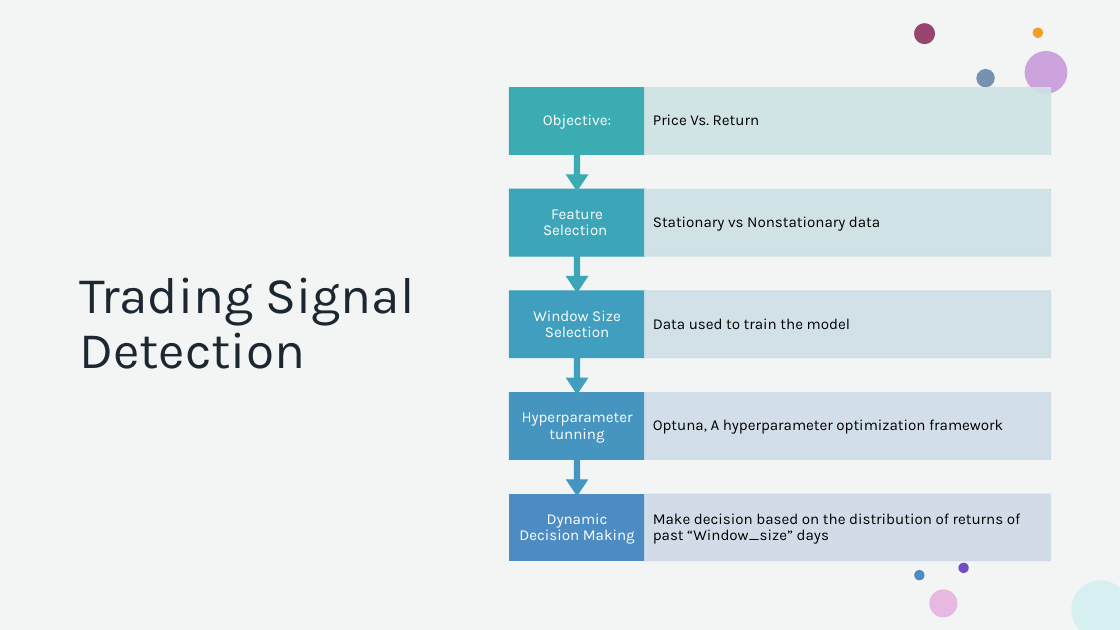
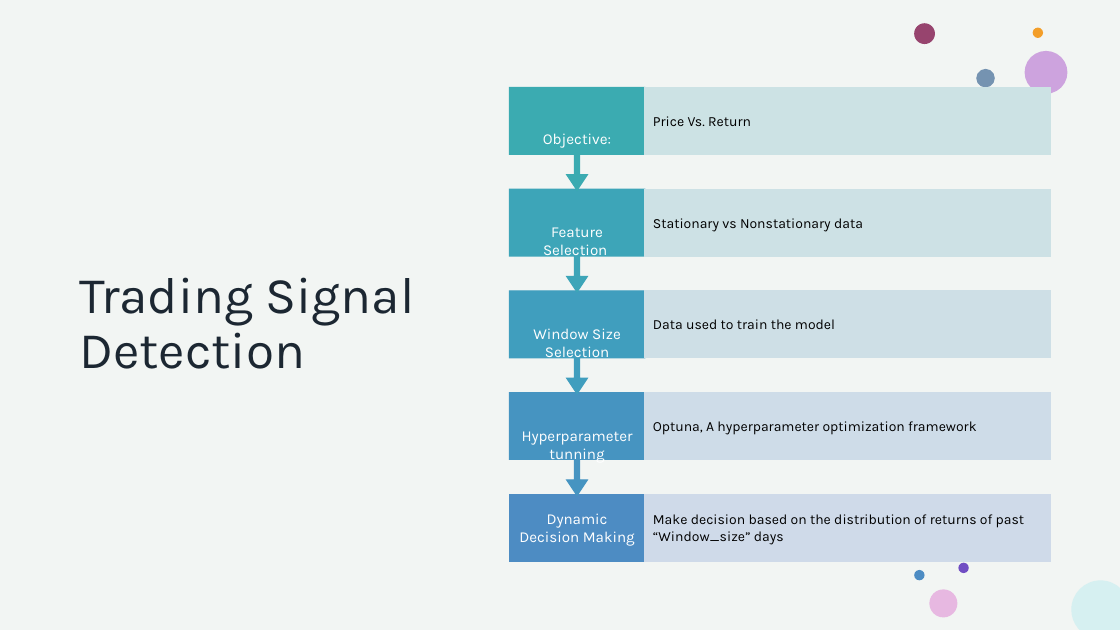
Before and after one commit to howie-zeng/Analyzing-Retail-Sentiment-and-Detecting-Trading-Signals, a slide deck: slide 11 of Presentation.pptx (slide 8 before the commit). Drawn at 1120x630 pixels with LibreOffice and Linux fonts; fonts in the diff are those of the drawing. Boxes give left, top, right and bottom in pixels: in the first picture for what was removed or moved away, otherwise in the second. Text is boxed around its words. In the diff, an @@ line names an element or a change of style, - is before the commit and + after.

```diff
--- a/Presentation.pptx
+++ b/Presentation.pptx
@@ line spacing 0.9 to 1 in 5 elements at (519, 513, 635, 546), (522, 431, 633, 464), (533, 328, 621, 362), (543, 227, 607, 260), (543, 133, 611, 148) @@
@@ up arrow callout at (509, 87, 644, 190): fill #3BACB1 to #3BABB1; outline #3BACB1 1 pt to #3BABB1 1 pt @@
@@ rectangle at (644, 87, 1050, 154): fill #CEE2E4 at 90% opacity to #CDE3E4 at 90% opacity; outline #CEE2E4 1 pt to #CDE3E4 1 pt @@
@@ rectangle at (644, 189, 1050, 255): fill #CFE1E5 at 90% opacity to #CEE1E6 at 90% opacity; outline #CFE1E5 1 pt to #CEE1E6 1 pt @@
@@ rectangle at (644, 291, 1050, 357): fill #CFDFE7 at 90% opacity to #CEDFE7 at 90% opacity; outline #CFDFE7 1 pt to #CEDFE7 1 pt @@
@@ up arrow callout at (509, 392, 644, 495): fill #4695C1 to #4694C1; outline #4695C1 1 pt to #4694C1 1 pt @@
@@ size 13 to 12 pt; line spacing 0.9 to 1 in 5 elements at (653, 421, 977, 435), (653, 319, 835, 329), (653, 218, 863, 232), (653, 116, 751, 126), (653, 514, 1024, 545) @@
```
Also in this commit, not shown: 3 other slides changed, 5 slides added, 2 slides removed, 29 other files.
